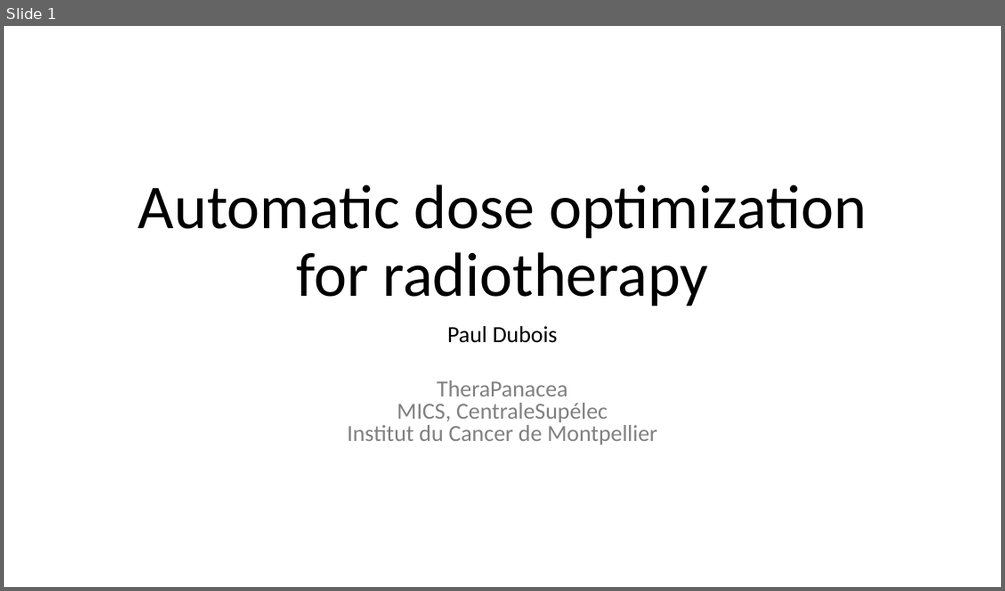
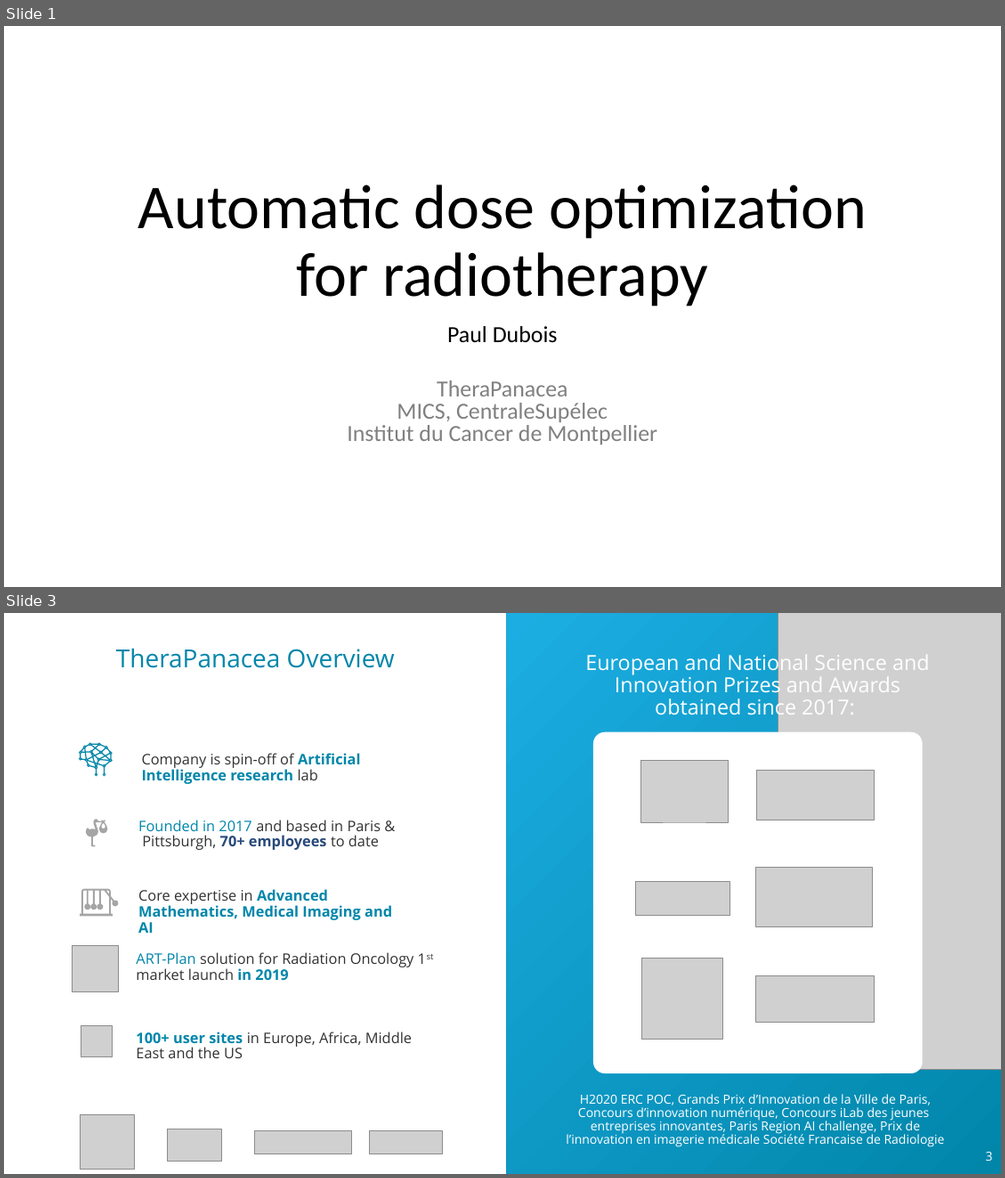
Before and after one commit to pauldubois98/ScientificDay2023Presentation, a slide deck: main.pptx. Shown one above the other, each under a label of ours: slide 1 before the commit, slides 1 and 3 after it; the slides between them are not shown. The pictures are 1005x591 and 1005x1178 pixels, drawn with LibreOffice and Linux fonts; fonts in the diff are those of the drawing; grey boxes stand for pictures; background and template pictures are left out. Boxes give left, top, right and bottom in pixels: in the first picture for what was removed or moved away, otherwise in the second. Text is boxed around its words. In the diff, an @@ line names an element or a change of style, - is before the commit and + after.

Commit message:
added slides to prensent thera (from official thera pres slides)

```diff
--- a/main.pptx
+++ b/main.pptx
@@ slide 3 added at (x1=4, y1=613, x2=1001, y2=1174), background #FFFFFF @@
@@ rectangle added at (x1=507, y1=613, x2=1001, y2=1174), fill gradient #1CADE2 to #0186AA @@
@@ picture added at (x1=778, y1=613, x2=1001, y2=1070) @@
@@ text added at (x1=116, y1=648, x2=395, y2=668), 24 pt, text #0186AA @@
+TheraPanacea Overview
@@ text added at (x1=585, y1=650, x2=930, y2=721), 20 pt, text #FFFFFF @@
+European and National Science and Innovation Prizes and Awards obtained since 2017:
@@ freeform shape added at (x1=79, y1=742, x2=113, y2=776), fill #0186AA @@
@@ rounded rectangle added at (x1=593, y1=732, x2=922, y2=1073), fill #FFFFFF @@
@@ text added at (x1=142, y1=753, x2=360, y2=784), 14 pt, text #0186AA, bold @@
+Company is spin-off of Artificial
+Intelligence research lab
@@ picture added at (x1=640, y1=761, x2=728, y2=822) @@
@@ picture added at (x1=757, y1=771, x2=874, y2=820) @@
@@ freeform shape added at (x1=86, y1=819, x2=107, y2=846), fill #A5A5A5 @@
@@ text added at (x1=138, y1=819, x2=381, y2=850), 14 pt, text #323232 @@
+Founded in 2017 and based in Paris & Pittsburgh, 70+ employees to date
@@ picture added at (x1=755, y1=868, x2=872, y2=927) @@
@@ freeform shape added at (x1=80, y1=889, x2=119, y2=916), fill #A5A5A5 @@
@@ text added at (x1=138, y1=889, x2=392, y2=933), 14 pt, text #0186AA, bold @@
+Core expertise in Advanced Mathematics, Medical Imaging and AI
@@ picture added at (x1=636, y1=882, x2=730, y2=916) @@
@@ picture added at (x1=72, y1=945, x2=119, y2=991) @@
@@ text added at (x1=136, y1=952, x2=414, y2=980), 14 pt, text #323232 @@
+ART-Plan solution for Radiation Oncology 1st market launch in 2019
@@ picture added at (x1=642, y1=958, x2=723, y2=1040) @@
@@ picture added at (x1=755, y1=976, x2=874, y2=1022) @@
@@ picture added at (x1=81, y1=1025, x2=112, y2=1056) @@
@@ text added at (x1=136, y1=1031, x2=412, y2=1058), 14 pt, text #323232 @@
+100+ user sites in Europe, Africa, Middle East and the US
@@ picture added at (x1=80, y1=1114, x2=134, y2=1168) @@
@@ text added at (x1=566, y1=1094, x2=945, y2=1147), 12 pt, text #FFFFFF @@
+H2020 ERC POC, Grands Prix d’Innovation de la Ville de Paris, Concours d’innovation numérique, Concours iLab des jeunes
+entreprises innovantes, Paris Region AI challenge, Prix de l’innovation en imagerie médicale Société Francaise de Radiologie
@@ picture added at (x1=167, y1=1129, x2=222, y2=1161) @@
@@ picture added at (x1=254, y1=1130, x2=352, y2=1153) @@
@@ picture added at (x1=369, y1=1130, x2=442, y2=1153) @@
@@ page number added at (x1=986, y1=1151, x2=993, y2=1160), 12 pt, text #FFFFFF @@
+3
```
Also in this commit, not shown: 4 other slides added.
